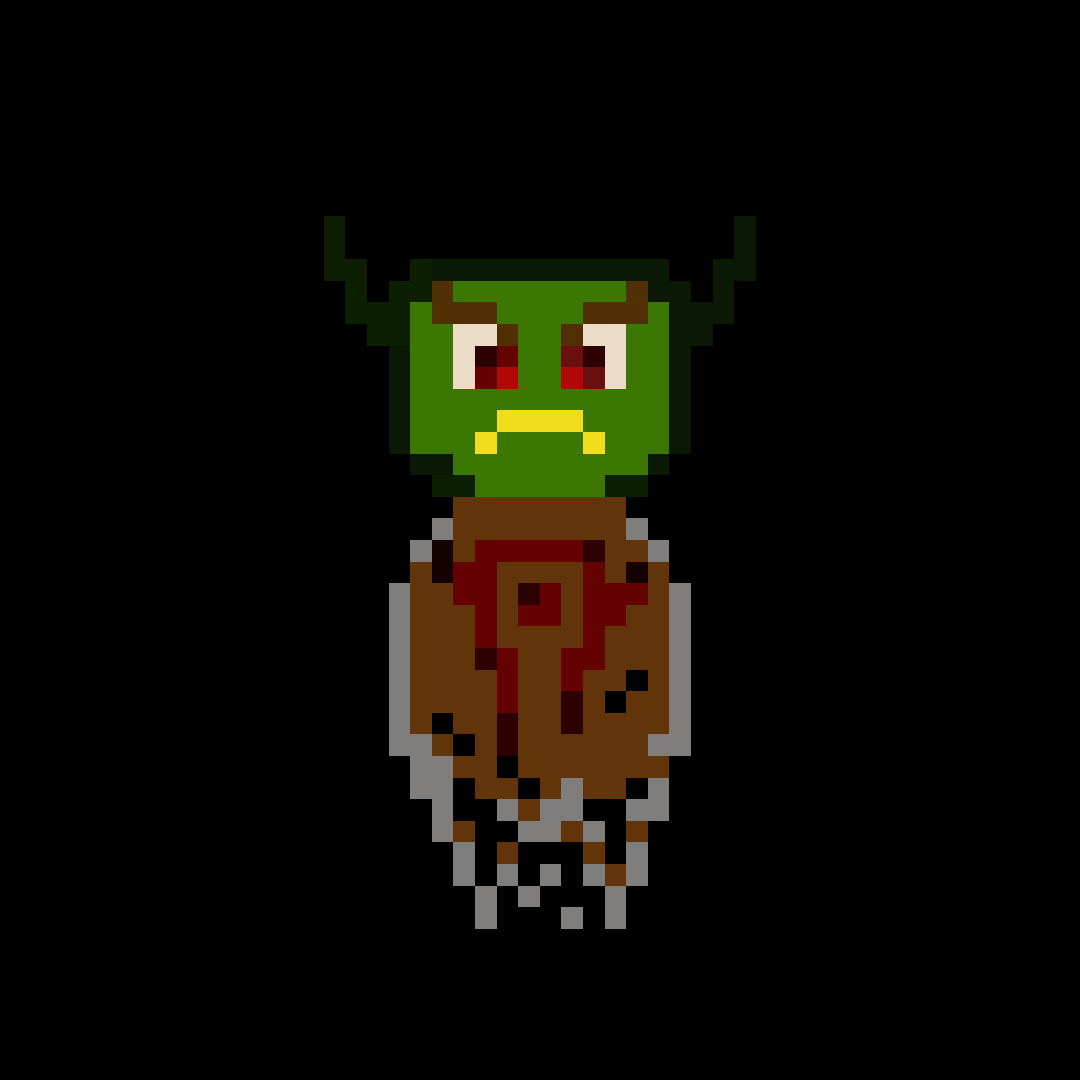
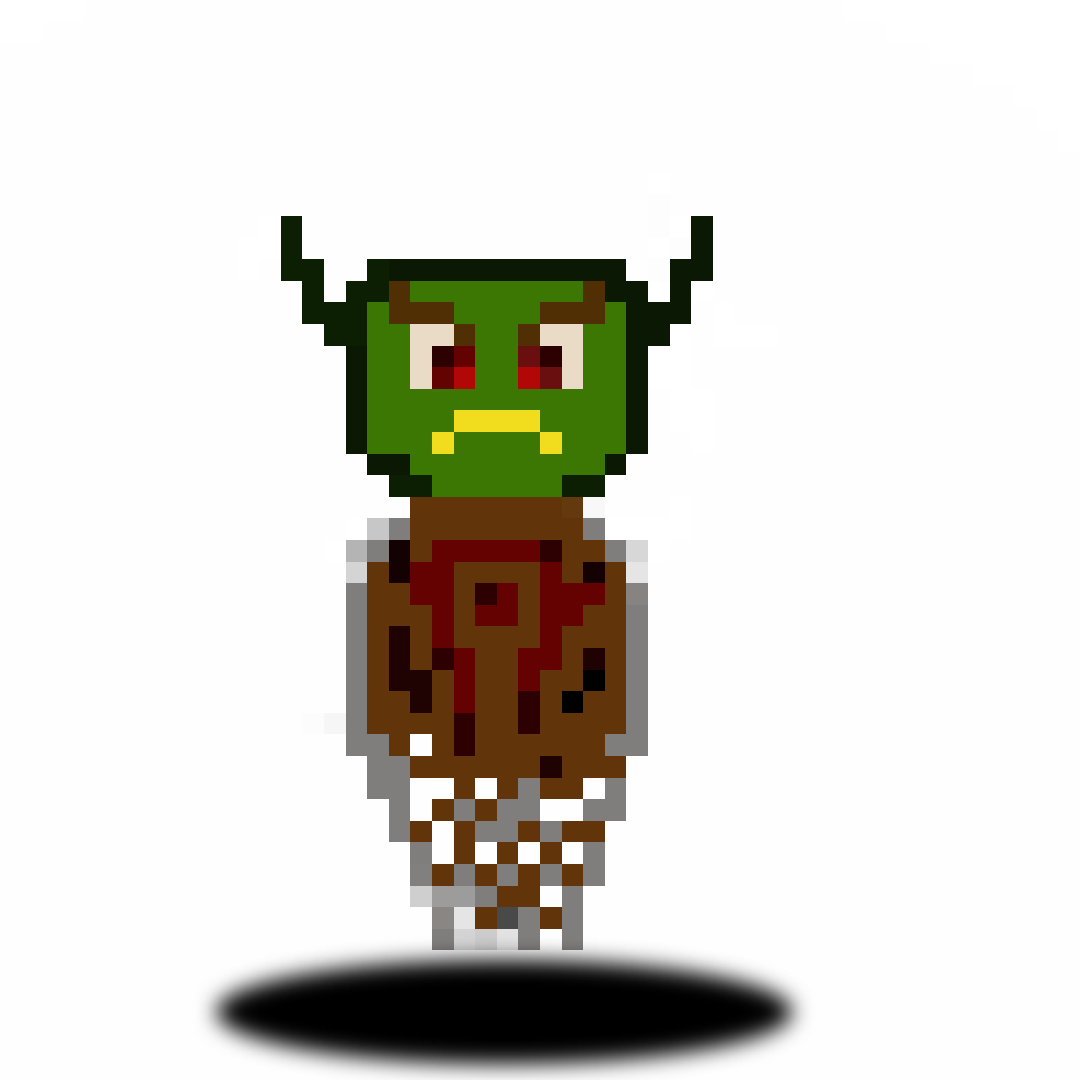
Two versions of the same layered image (w=1080, h=1080). Layer-by-layer changes:
painted on "Shadow" over [193, 934, 816, 1080]
removed layer "Character" over [302, 194, 778, 929]
painted on "Background" over [0, 0, 1080, 1080]
